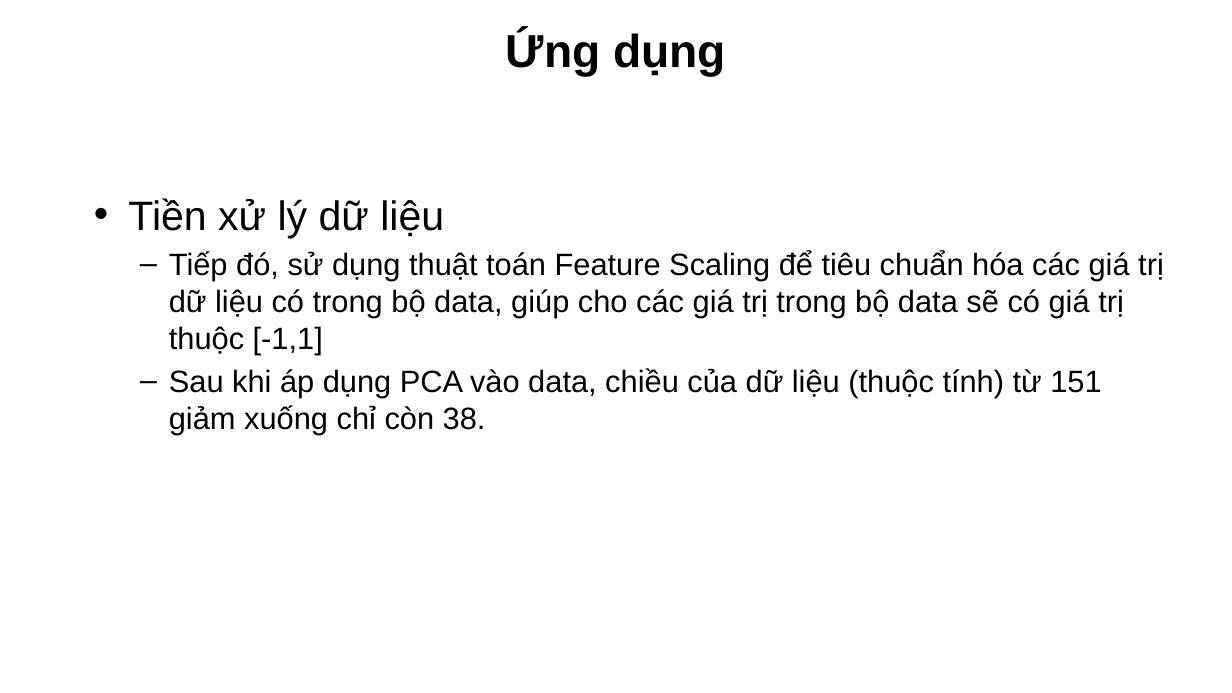
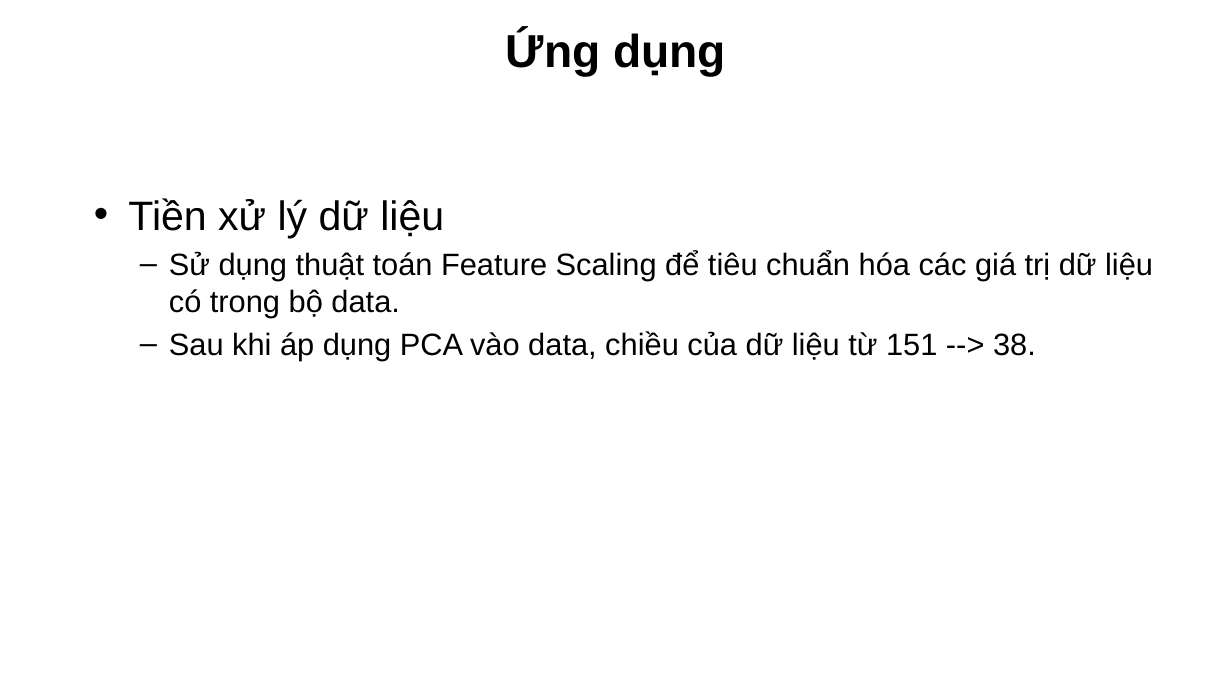
Before and after one commit to devalone2412/TLCN_DA3_MLearning, a slide deck: slide 14 of Machine Learning.pptx (slide 16 before the commit). Drawn at 1232x693 pixels with LibreOffice and Linux fonts; fonts in the diff are those of the drawing; background and template pictures are left out. Boxes give left, top, right and bottom in pixels: in the first picture for what was removed or moved away, otherwise in the second. Text is boxed around its words. In the diff, an @@ line names an element or a change of style, - is before the commit and + after.

```diff
--- a/Machine Learning.pptx
+++ b/Machine Learning.pptx
@@ text at box(169, 250, 1153, 360): text changed @@
-  – Tiếp đó, sử dụng thuật toán Feature Scaling để tiêu chuẩn hóa các giá trị dữ liệu có trong bộ data, giúp cho các giá trị trong bộ data sẽ có giá trị thuộc [-1,1]
-  – Sau khi áp dụng PCA vào data, chiều của dữ liệu (thuộc tính) từ 151 giảm xuống chỉ còn 38.
+  – Sử dụng thuật toán Feature Scaling để tiêu chuẩn hóa các giá trị dữ liệu có trong bộ data.
+  – Sau khi áp dụng PCA vào data, chiều của dữ liệu từ 151 --> 38.
```
Also in this commit, not shown: 13 other slides changed, 1 slide added, 3 slides removed.
